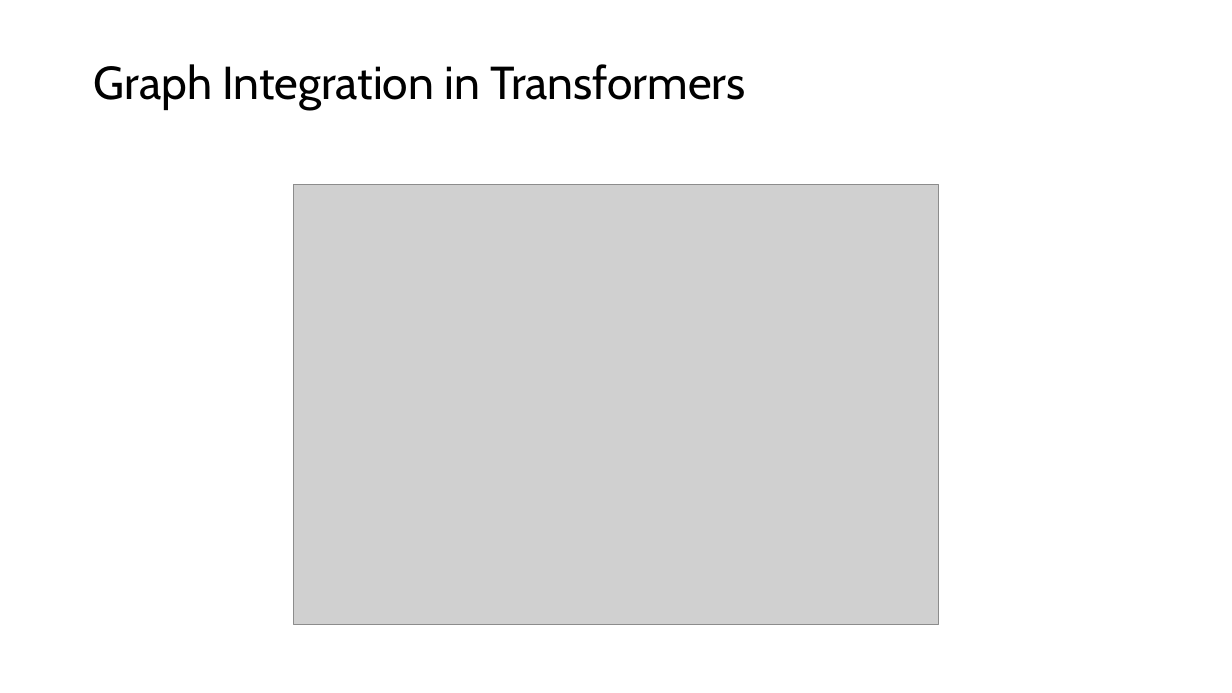
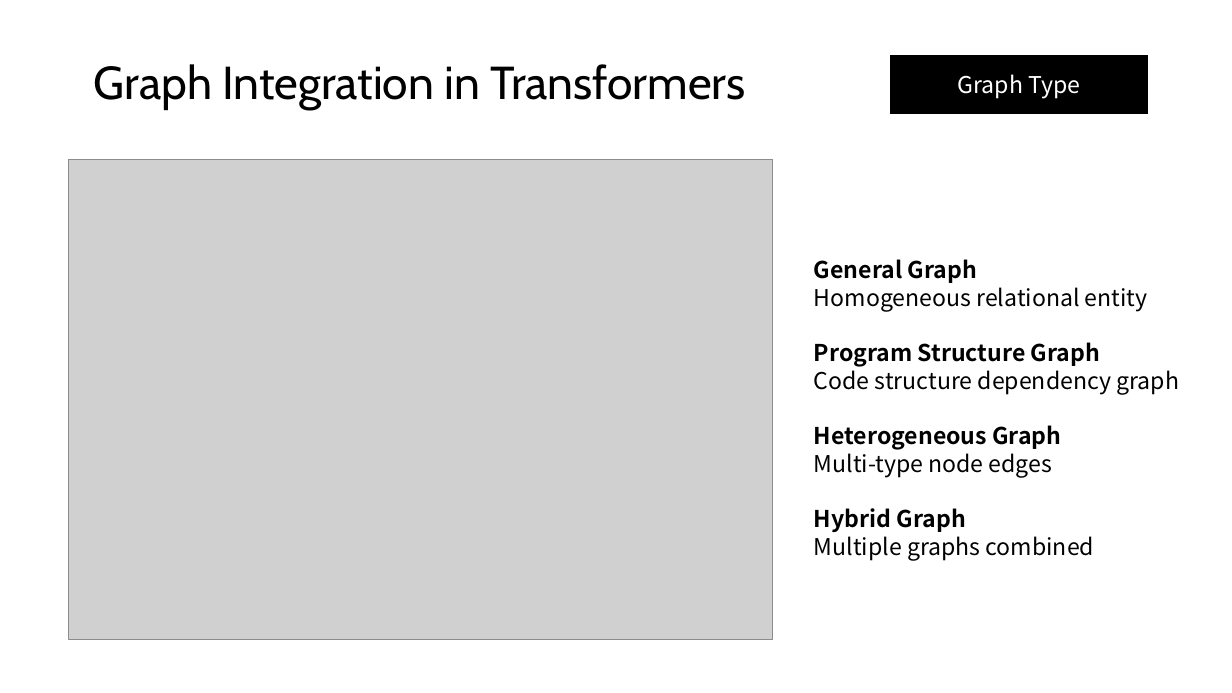
Before and after one commit to kminha22/deep-learning-project, a slide deck: slide 4 of Slide.pptx (slide 6 before the commit). Drawn at 1232x693 pixels with LibreOffice and Linux fonts; fonts in the diff are those of the drawing; grey boxes stand for pictures. Boxes give left, top, right and bottom in pixels: in the first picture for what was removed or moved away, otherwise in the second. Text is boxed around its words. In the diff, an @@ line names an element or a change of style, - is before the commit and + after.

```diff
--- a/Slide.pptx
+++ b/Slide.pptx
@@ rectangle added at bbox=[891, 56, 1147, 113], fill #000000, outline #000000 1.5 pt, 18 pt, text #FFFFFF @@
+Graph Type
@@ picture: place and size @@
-picture at bbox=[293, 185, 939, 625]
+picture at bbox=[68, 160, 773, 640]
@@ text added at bbox=[814, 259, 1179, 561], 18 pt, text #000000 @@
+General Graph
+Homogeneous relational entity
+Program Structure Graph
+Code structure dependency graph
+Heterogeneous Graph
+Multi-type node edges
+Hybrid Graph
+Multiple graphs combined
```
Also in this commit, not shown: 8 other slides changed, 3 slides added, 5 slides removed.
